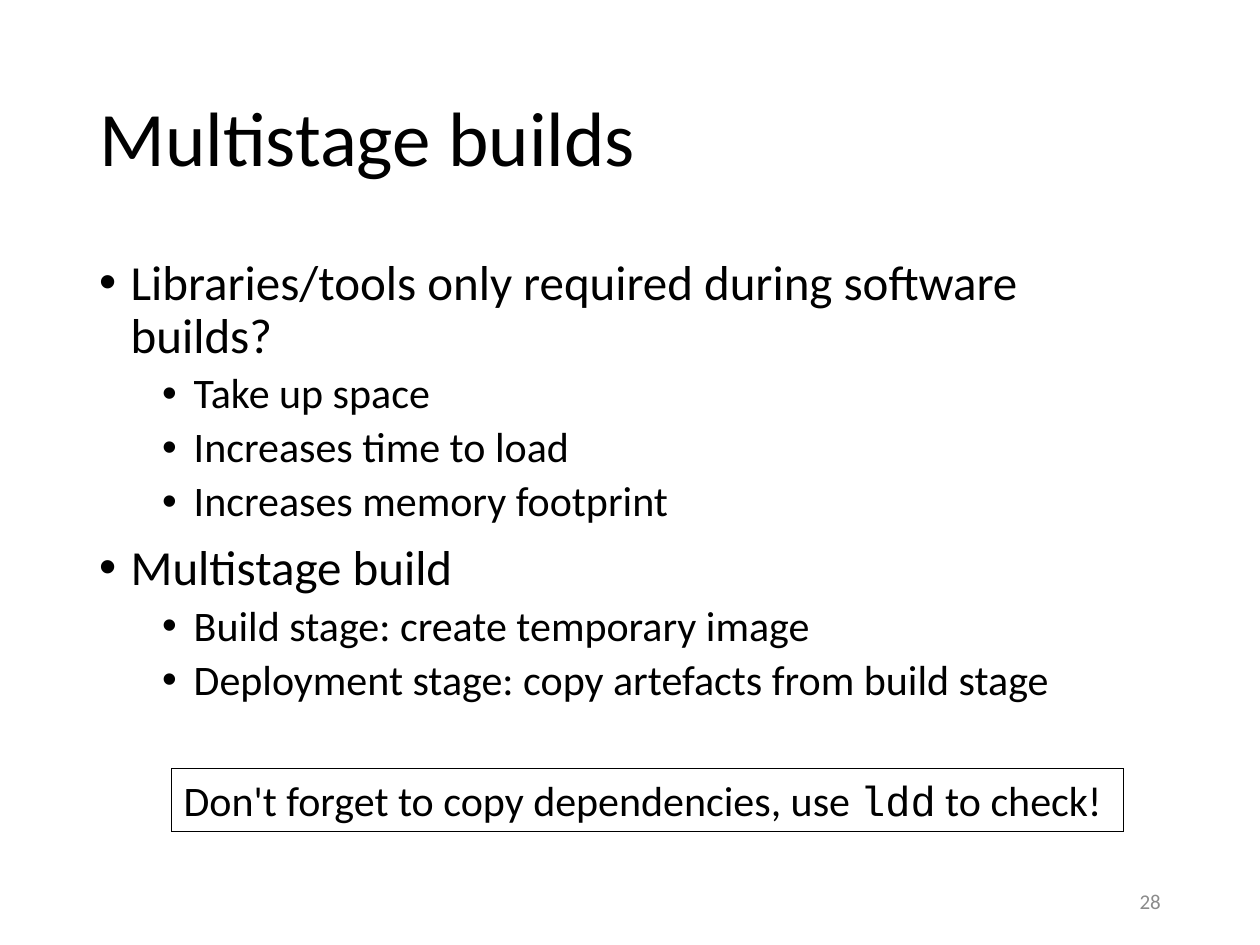
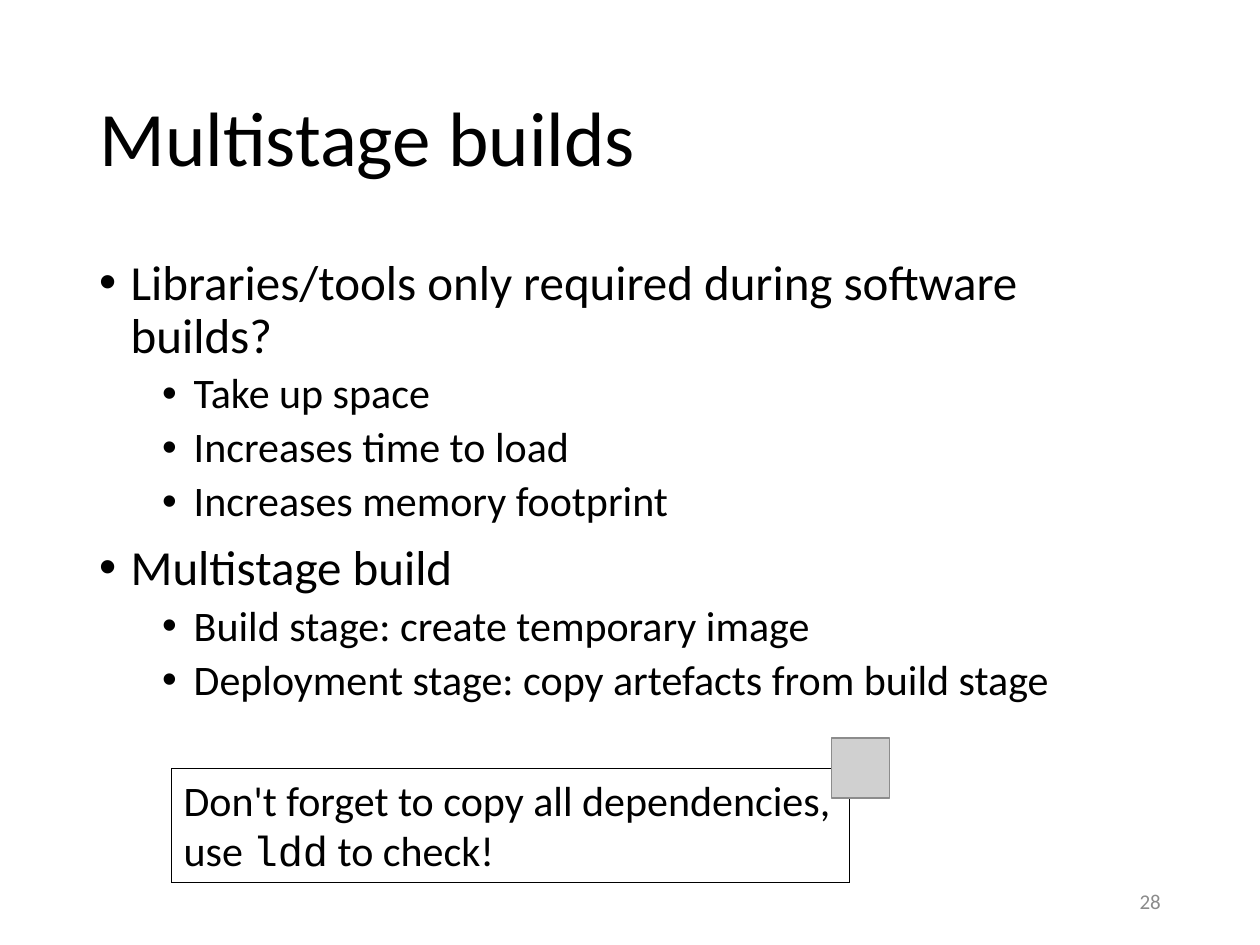
Before and after one commit to gjbex/Containers-for-HPC, a slide deck: slide 28 of containers_for_hpc.pptx. Drawn at 1260x945 pixels with LibreOffice and Linux fonts; fonts in the diff are those of the drawing; grey boxes stand for pictures. Boxes give left, top, right and bottom in pixels: in the first picture for what was removed or moved away, otherwise in the second. Text is boxed around its words. In the diff, an @@ line names an element or a change of style, - is before the commit and + after.

```diff
--- a/containers_for_hpc.pptx
+++ b/containers_for_hpc.pptx
@@ picture added at <box>832,738,890,799</box> @@
@@ rectangle "Don't forget to copy all ...": place and size @@
-rectangle "Don't forget to copy all ..." at <box>171,769,1124,832</box>
+rectangle "Don't forget to copy all ..." at <box>171,769,849,883</box>
@@ text in rectangle at <box>184,786,830,867</box>: text changed @@
-Don't forget to copy dependencies, use ldd to check!
+Don't forget to copy all dependencies,
+use ldd to check!
```
Also in this commit, not shown: 3 slides added.
